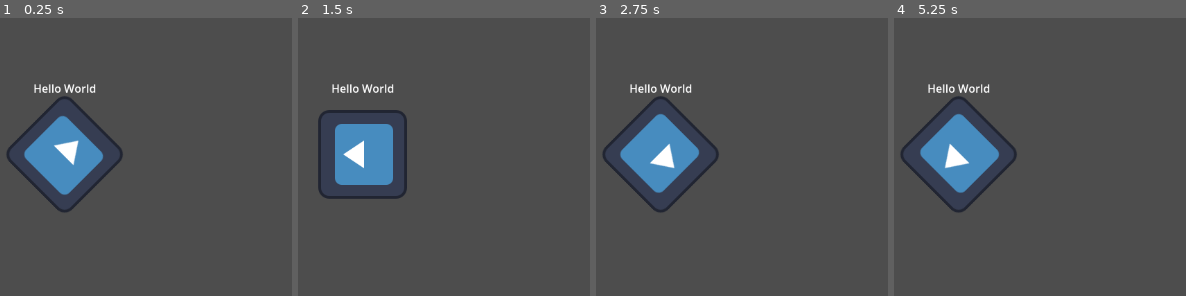
Above: before the commit, frames 1-4 (left to right).
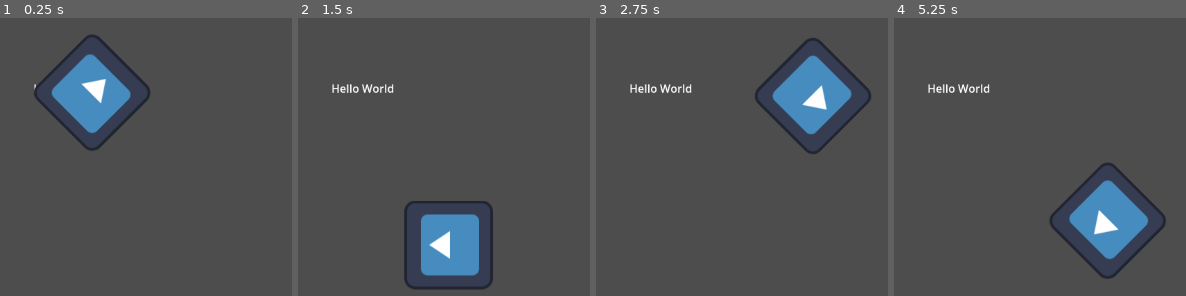
Above: after the commit, the same moments.

Repository: Final-Parsec/office-sim
Game: Godot game, scene res://label.tscn
The game is run twice, just before and just after one commit, with the same random seed, the same clock (stepped at 60 frames per second) and the same inputs. The engine's default icon, where the game draws it, is replaced by a stand-in: a white triangle on a blue panel in a dark square.
Inputs:
- Up to frame 1 (0.25 s): no input
- Up to frame 2 (1.5 s): no input
- Up to frame 3 (2.75 s): no input
- Up to frame 4 (5.25 s): no input

The runs differ from the first frame. In frame 1, 11% of the frame differs, in the area x 2-52%, y 6-70%; in frame 2, 11%; in frame 3, 11%; in frame 4, 11%, in the area x 2-94%, y 28-94%.

Commit message:
move the sprite too

Diff:
--- a/game/sprite_2d.gd
+++ b/game/sprite_2d.gd
@@ -5,3 +5,6 @@
 
 func _process(delta: float):
 	rotation += angular_speed * delta
+
+	var velocity = Vector2.UP.rotated(rotation) * speed
+	position += velocity * delta
